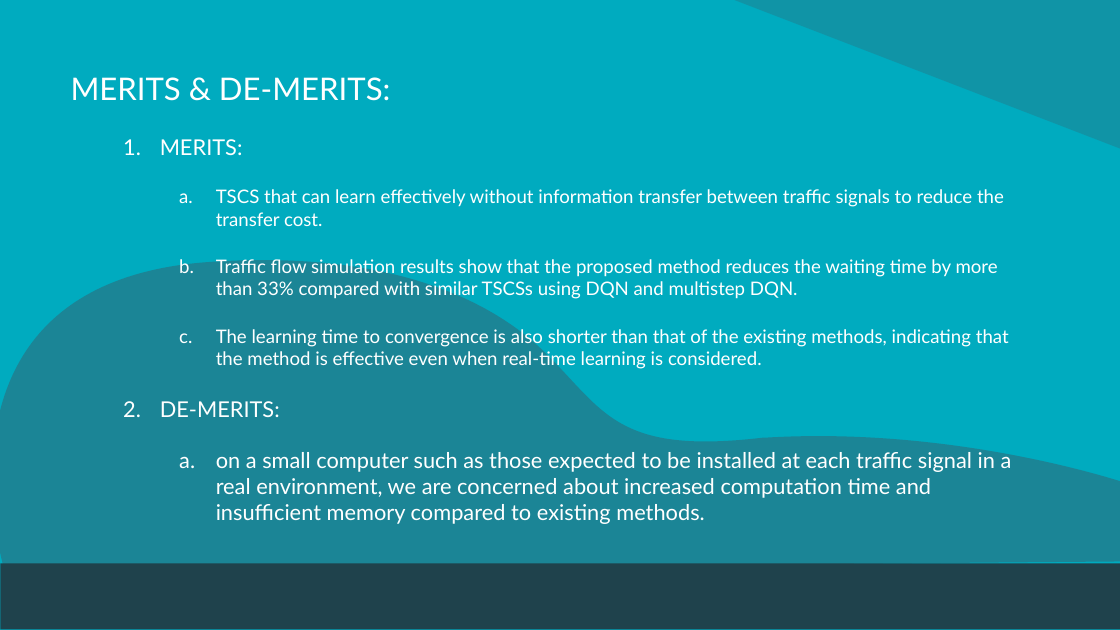
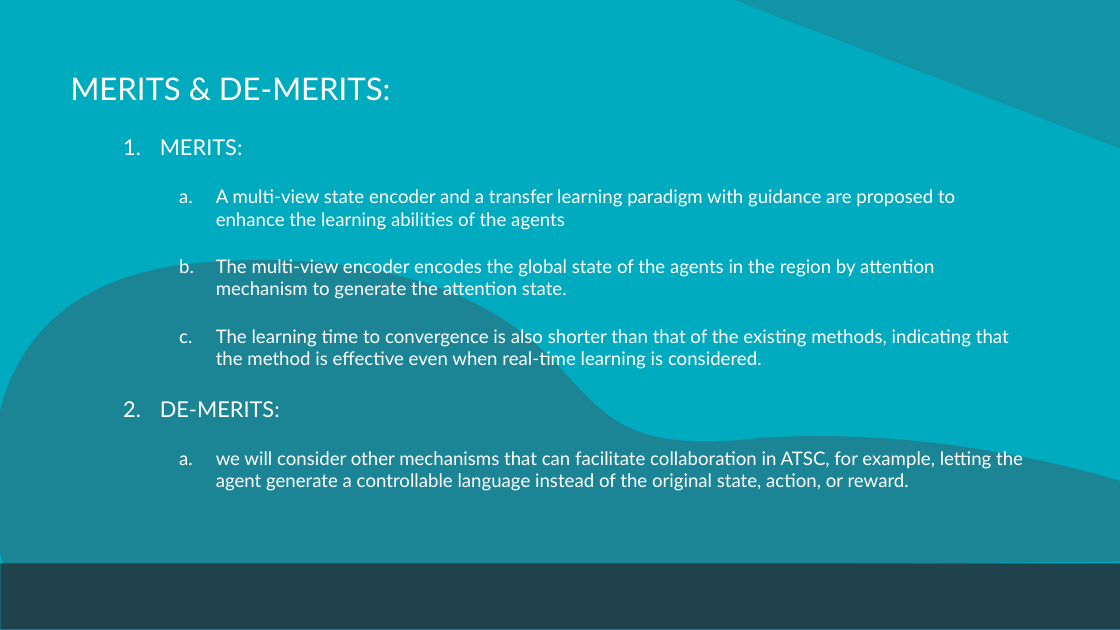
Before and after one commit to Namasivaayam-L/ResearchLab, a slide deck: slide 11 of Automatic Traffic Signal Control System.pptx (slide 13 before the commit). Drawn at 1120x630 pixels with LibreOffice and Linux fonts; fonts in the diff are those of the drawing. Boxes give left, top, right and bottom in pixels: in the first picture for what was removed or moved away, otherwise in the second. Text is boxed around its words. In the diff, an @@ line names an element or a change of style, - is before the commit and + after.

```diff
--- a/Automatic Traffic Signal Control System.pptx
+++ b/Automatic Traffic Signal Control System.pptx
@@ text at (216,189,955,299): text changed @@
-  a. TSCS that can learn effectively without information transfer between traffic signals to reduce the transfer cost.
-  b. Traffic flow simulation results show that the proposed method reduces the waiting time by more than 33% compared with similar TSCSs using DQN and multistep DQN.
+  a. A multi-view state encoder and a transfer learning paradigm with guidance are proposed to enhance the learning abilities of the agents
+  b. The multi-view encoder encodes the global state of the agents in the region by attention mechanism to generate the attention state.
@@ text at (216,449,1023,491): text changed; size 14 to 12 pt @@
-  a. on a small computer such as those expected to be installed at each traffic signal in a real environment, we are concerned about increased computation time and insufficient memory compared to existing methods.
+  a. we will consider other mechanisms that can facilitate collaboration in ATSC, for example, letting the agent generate a controllable language instead of the original state, action, or reward.
```
Also in this commit, not shown: 8 other slides changed, 12 slides added, 1 other file.
